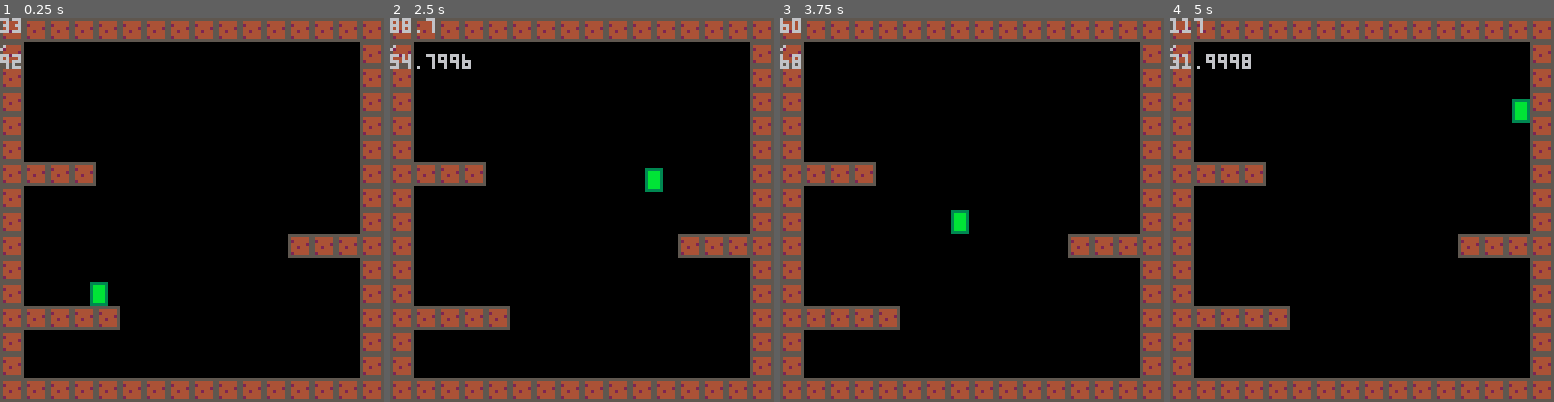
Above: before the commit, frames 1-4 (left to right).
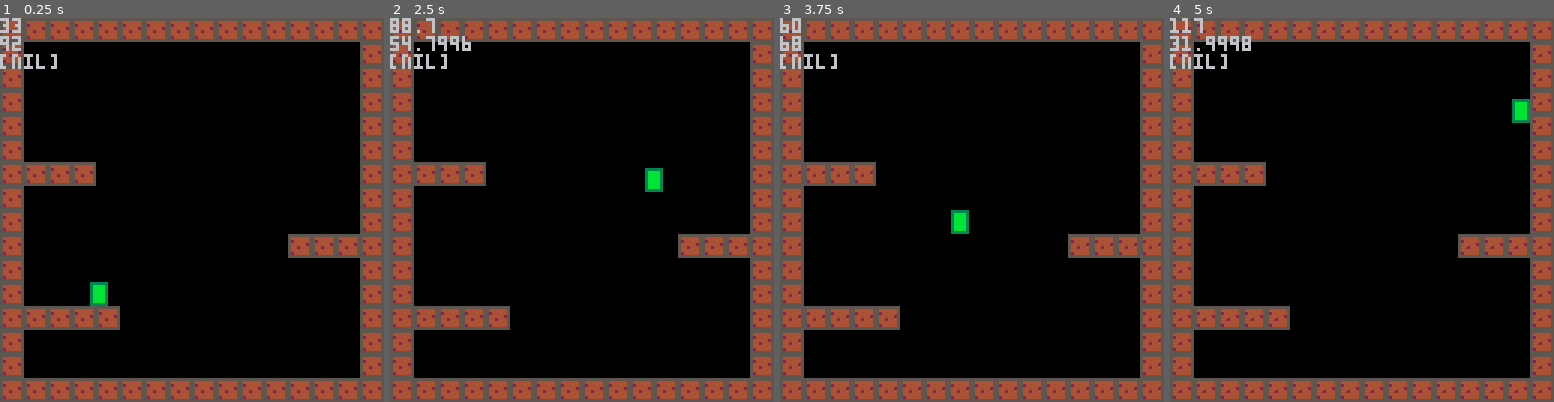
Above: after the commit, the same moments.

Repository: adparadise/pico8-games
Game: PICO-8 cartridge platform.p8
Two runs of this game, one before a commit and one after it. Both use one fixed random seed, a clock stepped at 60 frames per second and the inputs below.
Inputs:
- Up to frame 1 (0.25 s): no input
- Up to frame 2 (2.5 s): tap X (X key) at 0.33, 1.07, 1.85 s; tap O (Z key) at 0.7, 1.7, 2.1 s; hold Right 1.6-2.1 s; hold Up 2.15-2.42 s; hold Right from 2.47 s (still down)
- Up to frame 3 (3.75 s): tap O (Z key) every 0.4 s from 2.5 to 3.7 s; tap X (X key) at 2.97 s; release Right at 3.03 s; hold Left 3.08-3.58 s; hold Down from 3.63 s (still down)
- Up to frame 4 (5 s): release Down at 3.97 s; hold Right 4.02-4.68 s; tap X (X key) at 4.08 s; tap O (Z key) at 4.1, 4.5, 4.9 s; hold Up from 4.73 s (still down)

The runs differ from the first frame. In frame 1, 0.4% of the frame differs, in the area x 0-15%, y 4-14%; in frame 2, 0.7%; in frame 3, 0.3%; in frame 4, 0.8%, in the area x 0-22%, y 4-14%.

Commit message:
improved corner collisions

Diff:
--- a/platform.p8
+++ b/platform.p8
@@ -25,7 +25,7 @@
 function _init()
   t = 0
   for i = 0,1 do
-    players[i] = create_player(0,33,92)
+    players[i] = create_player(0,33,88)
   end
 end
 
@@ -152,10 +152,11 @@
   end
   local ny = player.y + player.vy
   local nx = player.x + player.vx
-  local nty = ny
-  local ntx = nx
   local dy = 0
   local dx = 0
+  local yflags = 0
+  local xflags = 0
+  local xandflags = 0
   if (player.vx > 0) then
     dx = 1
   end
@@ -168,31 +169,33 @@
   if (player.vy < 0) then
     dy =- 1
   end
+
+  local ncy = 0
+  if (dy > 0) then
+    ncy = flr((ny + player.h/2)/8)
+    local lflags = fget(mget(flr((player.x-player.w/2+1)/8), ncy))
+    local rflags = fget(mget(flr((player.x+player.w/2-1)/8), ncy))
+    yflags = bor(lflags, rflags)
+  end
+  if (dy < 0) then
+    ncy = flr((ny - player.h/2)/8)
+    local lflags = fget(mget(flr((player.x-player.w/2+1)/8), ncy))
+    local rflags = fget(mget(flr((player.x+player.w/2-1)/8), ncy))
+    yflags = bor(lflags, rflags)
+  end
+
+  local ncx = 0
   if (dx > 0) then
-    ntx += player.w/2
+    ncx = flr((nx + player.w/2)/8)
+    xflags = fget(mget(ncx, flr(player.y/8)))
   end
   if (dx < 0) then
-    ntx -= (player.w/2+1)
-  end
-  if (dy > 0) then
-    nty += player.h/2
-  end
-  if (dy < 0) then
-    nty -= (player.h/2+1)
-  end
-  player.nty = nty
-
-  local ncy = flr(nty/8)
-  local ncx = flr(ntx/8)
-  local ccx = flr(player.x/8)
-  local ccy = flr(player.y/8)
-  local nflagsy = fget(mget(ccx,ncy))
-  local nflagsx = fget(mget(ncx,ccy))
-  local nflagsxy = fget(mget(ncx,ncy))
+    ncx = flr((nx - player.w/2)/8)
+    xflags = fget(mget(ncx, flr(player.y/8)))
+  end
 
   local any_hits = false
-  if (band(nflagsy,1) > 0) then
-    player.code = 2
+  if (band(yflags,1) > 0) then
     if (dy < 0) then
       ny = (ncy+1)*8+player.h/2
       player.vy = 0
@@ -207,7 +210,7 @@
     end
   end
 
-  if (band(nflagsx,1) > 0) then
+  if (band(xflags,1) > 0) then
     if (dx < 0) then
       nx = (ncx+1)*8+player.w/2
       player.vx = 0
@@ -219,32 +222,6 @@
       any_hits = true
     end
   end
-
-  if (not any_hits and band(nflagsxy,1) > 0) then
-    if (dy < 0) then
-      ny = (ncy+1)*8+player.h/2
-      player.vy = 0
-      any_hits = true
-    end
-    if (dy > 0) then
-      ny = ncy*8-player.h/2
-      player.vy = 0
-      player.state = STANDING
-      player.jump_direction = 0
-      any_hits = true
-    end
-    if (dx < 0) then
-      nx = (ncx+1)*8+player.w/2
-      player.vx = 0
-      any_hits = true
-    end
-    if (dx > 0) then
-      nx = ncx*8-player.w/2
-      player.vx = 0
-      any_hits = true
-    end
-  end
-
   player.y = ny
   player.x = nx
 end
@@ -260,8 +237,8 @@
 
 function draw_player_debug(player)
   print(player.x)
-  print(", ")
   print(player.y)
+  print(player.yflags)
 end
 __gfx__
 00000000000000067777750000000000000000000000000000000000033333300000000000000000000000000000000000000000000000000000000000000000
